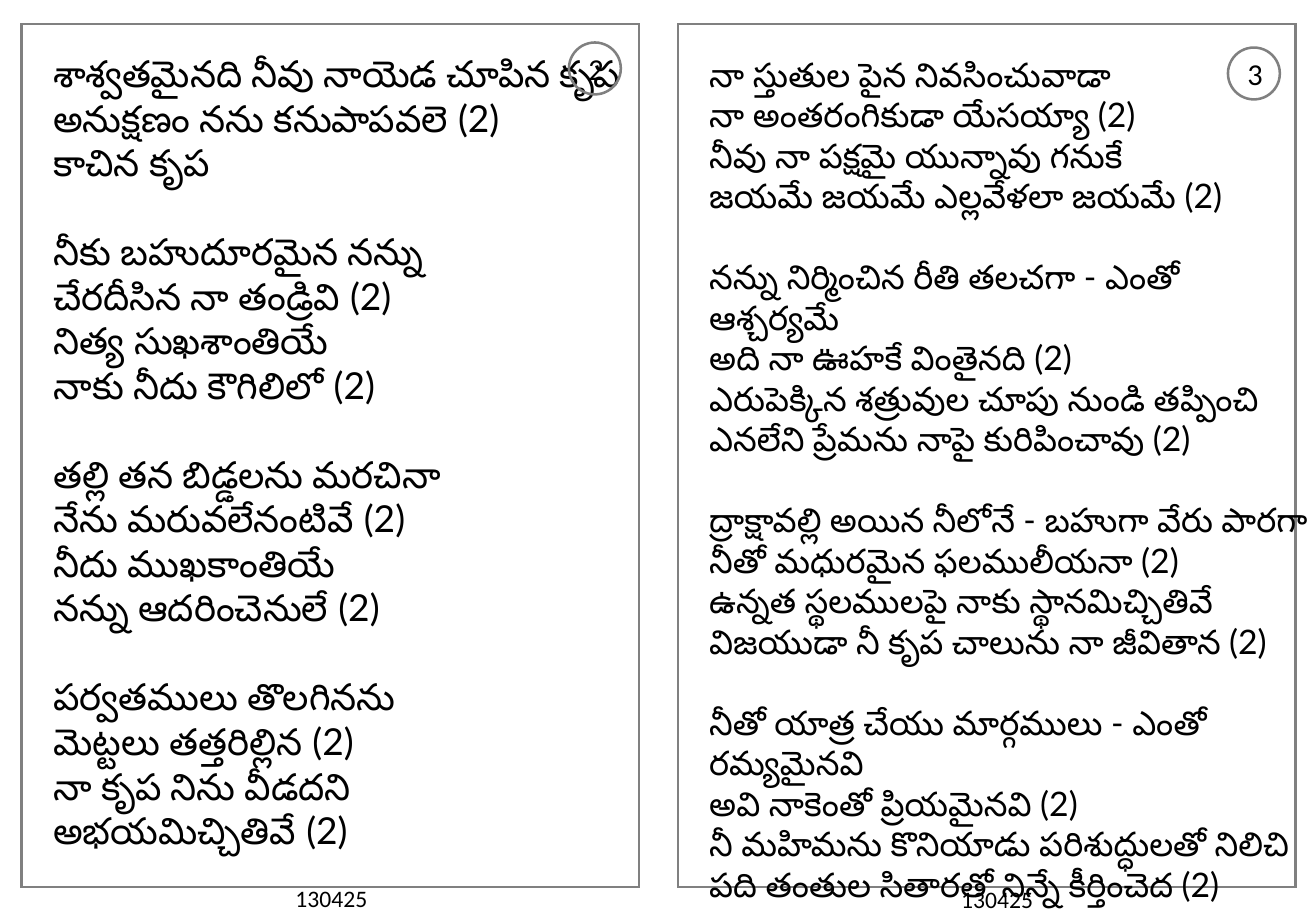
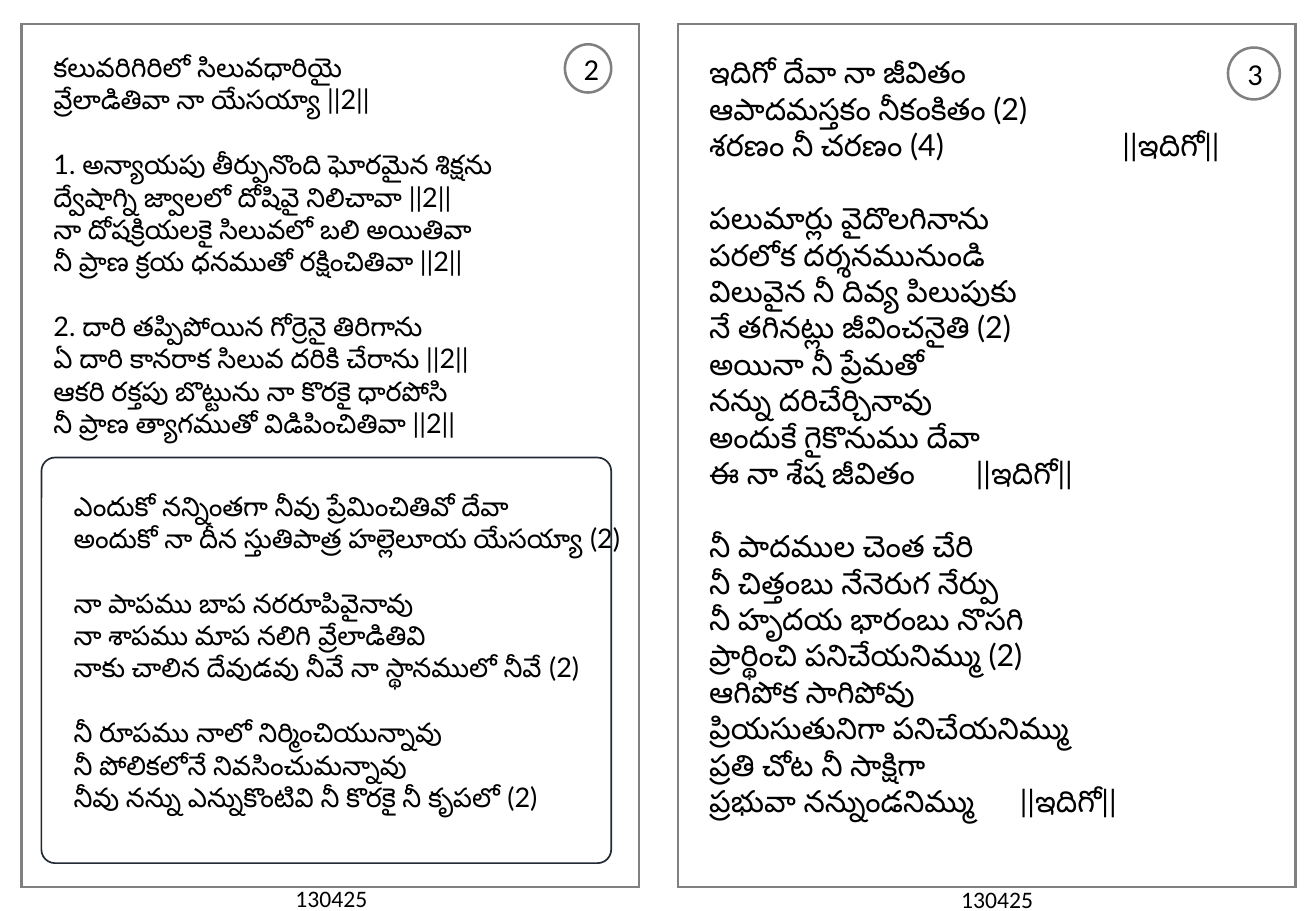
Before and after one commit to venu-webdev/songsDb, a slide deck: slide 2 of songsTemplate.pptx. Drawn at 1316x911 pixels with LibreOffice and Linux fonts; fonts in the diff are those of the drawing. Boxes give left, top, right and bottom in pixels: in the first picture for what was removed or moved away, otherwise in the second. Text is boxed around its words. In the diff, an @@ line names an element or a change of style, - is before the commit and + after.

```diff
--- a/songsTemplate.pptx
+++ b/songsTemplate.pptx
@@ text at (53, 57, 492, 444): text changed; size 22 to 16 pt @@
-శాశ్వతమైనది నీవు నాయెడ చూపిన కృప
-అనుక్షణం నను కనుపాపవలె (2)
-కాచిన కృప
-నీకు బహుదూరమైన నన్ను
-చేరదీసిన నా తండ్రివి (2)
-నిత్య సుఖశాంతియే
-నాకు నీదు కౌగిలిలో (2)
-తల్లి తన బిడ్డలను మరచినా
-నేను మరువలేనంటివే (2)
-నీదు ముఖకాంతియే
-నన్ను ఆదరించెనులే (2)
-పర్వతములు తొలగినను
-మెట్టలు తత్తరిల్లిన (2)
-నా కృప నిను వీడదని
-అభయమిచ్చితివే (2)
+కలువరిగిరిలో సిలువధారియై
+వ్రేలాడితివా నా యేసయ్యా ||2||
+1. అన్యాయపు తీర్పునొంది ఘోరమైన శిక్షను
+ద్వేషాగ్ని జ్వాలలో దోషివై నిలిచావా ||2||
+నా దోషక్రియలకై సిలువలో బలి అయితివా
+నీ ప్రాణ క్రయ ధనముతో రక్షించితివా ||2||
+2. దారి తప్పిపోయిన గోర్రెనై తిరిగాను
+ఏ దారి కానరాక సిలువ దరికి చేరాను ||2||
+ఆకరి రక్తపు బొట్టును నా కొరకై ధారపోసి
+నీ ప్రాణ త్యాగముతో విడిపించితివా ||2||
@@ ellipse "2": place and size @@
-ellipse "2" at (569, 43, 621, 95)
+ellipse "2" at (565, 45, 611, 94)
@@ text at (709, 61, 1117, 824): text changed; size 20 to 18 pt @@
-నా స్తుతుల పైన నివసించువాడా
-నా అంతరంగికుడా యేసయ్యా (2)
-నీవు నా పక్షమై యున్నావు గనుకే
-జయమే జయమే ఎల్లవేళలా జయమే (2)
-నన్ను నిర్మించిన రీతి తలచగా - ఎంతో ఆశ్చర్యమే
-అది నా ఊహకే వింతైనది (2)
-ఎరుపెక్కిన శత్రువుల చూపు నుండి తప్పించి
-ఎనలేని ప్రేమను నాపై కురిపించావు (2)
-ద్రాక్షావల్లి అయిన నీలోనే - బహుగా వేరు పారగా
-నీతో మధురమైన ఫలములీయనా (2)
-ఉన్నత స్థలములపై నాకు స్థానమిచ్చితివే
-విజయుడా నీ కృప చాలును నా జీవితాన (2)
-నీతో యాత్ర చేయు మార్గములు - ఎంతో రమ్యమైనవి
-అవి నాకెంతో ప్రియమైనవి (2)
-నీ మహిమను కొనియాడు పరిశుద్ధులతో నిలిచి
-పది తంతుల సితారతో నిన్నే కీర్తించెద (2)
+ఇదిగో దేవా నా జీవితం
+ఆపాదమస్తకం నీకంకితం (2)
+శరణం నీ చరణం (4) ||ఇదిగో||
+పలుమార్లు వైదొలగినాను
+పరలోక దర్శనమునుండి
+విలువైన నీ దివ్య పిలుపుకు
+నే తగినట్లు జీవించనైతి (2)
+అయినా నీ ప్రేమతో
+నన్ను దరిచేర్చినావు
+అందుకే గైకొనుము దేవా
+ఈ నా శేష జీవితం ||ఇదిగో||
+నీ పాదముల చెంత చేరి
+నీ చిత్తంబు నేనెరుగ నేర్పు
+నీ హృదయ భారంబు నొసగి
+ప్రార్థించి పనిచేయనిమ్ము (2)
+ఆగిపోక సాగిపోవు
+ప్రియసుతునిగా పనిచేయనిమ్ము
+ప్రతి చోట నీ సాక్షిగా
+ప్రభువా నన్నుండనిమ్ము ||ఇదిగో||
@@ rounded rectangle added at (41, 458, 611, 864), outline #222A35 1 pt @@
@@ text added at (74, 496, 620, 818), 16 pt, text #000000 @@
+ఎందుకో నన్నింతగా నీవు ప్రేమించితివో దేవా
+అందుకో నా దీన స్తుతిపాత్ర హల్లెలూయ యేసయ్యా (2)
+నా పాపము బాప నరరూపివైనావు
+నా శాపము మాప నలిగి వ్రేలాడితివి
+నాకు చాలిన దేవుడవు నీవే నా స్థానములో నీవే (2)
+నీ రూపము నాలో నిర్మించియున్నావు
+నీ పోలికలోనే నివసించుమన్నావు
+నీవు నన్ను ఎన్నుకొంటివి నీ కొరకై నీ కృపలో (2)
```
Also in this commit, not shown: 1 other slide changed, 3 other files.
